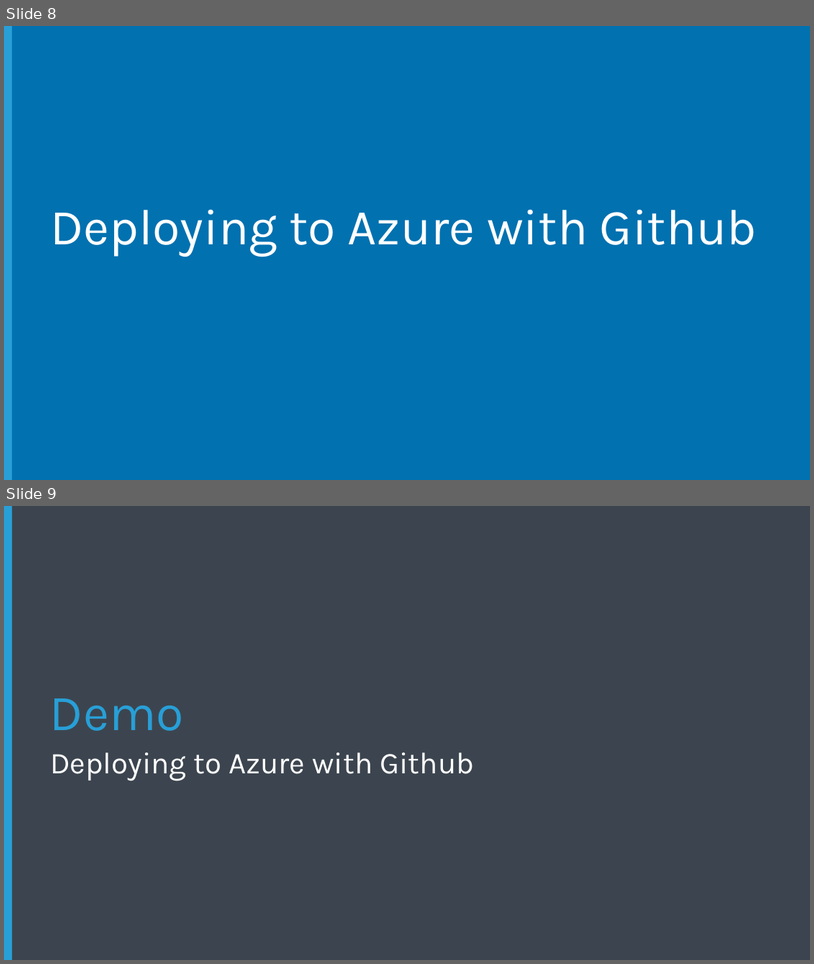
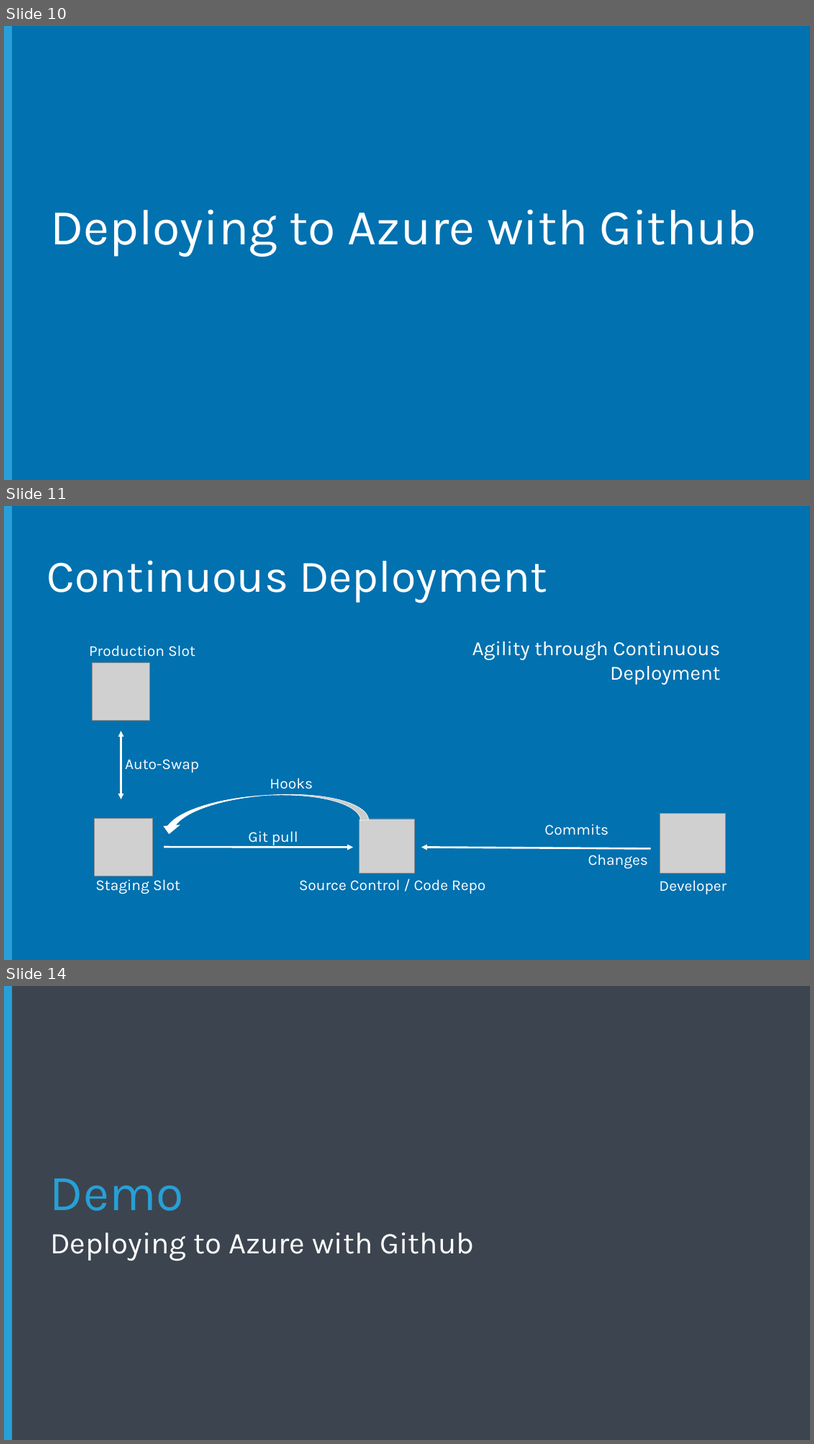
Before and after one commit to Microsoft-Web/NodeCamp, a slide deck: Presentation/AzureDeployAndDebug/AzureDeployAndDebug.pptx. Shown one above the other, each under a label of ours: slides 8 and 9 before the commit, slides 10, 11 and 14 after it; the slides between them are not shown. The pictures are 814x964 and 814x1444 pixels, drawn with LibreOffice and Linux fonts; fonts in the diff are those of the drawing; grey boxes stand for pictures; background and template pictures are left out. Boxes give left, top, right and bottom in pixels: in the first picture for what was removed or moved away, otherwise in the second. Text is boxed around its words. In the diff, an @@ line names an element or a change of style, - is before the commit and + after.

Commit message:
Updated AzureDeployAndDebug presentation

```diff
--- a/Presentation/AzureDeployAndDebug/AzureDeployAndDebug.pptx
+++ b/Presentation/AzureDeployAndDebug/AzureDeployAndDebug.pptx
@@ slide 11 added at [4,506,810,960], background #0171B0; not listed: 1 template element that a slide beside it also shows @@
@@ title added at [47,560,548,603], 54 pt, text #FFFFFF @@
+Continuous Deployment
@@ text added at [89,645,196,656], 18 pt, text #FFFFFF @@
+Production Slot
@@ text added at [473,641,720,684], 24 pt, text #FFFFFF @@
+Agility through Continuous Deployment
@@ picture added at [93,663,150,720] @@
@@ double arrow added from (121, 731) to (121, 799), #FFFFFF 2.25 pt @@
@@ text added at [125,759,199,772], 18 pt, text #FFFFFF @@
+Auto-Swap
@@ text added at [270,777,313,789], 18 pt, text #FFFFFF @@
+Hooks
@@ curved up arrow added at [160,788,369,834], fill #FFFFFF, outline #FFFFFF 0.5 pt @@
@@ picture added at [95,818,153,875] @@
@@ picture added at [360,818,415,873] @@
@@ text added at [545,824,609,835], 18 pt, text #FFFFFF @@
+Commits
@@ picture added at [661,813,726,873] @@
@@ arrow added from (164, 847) to (353, 847), #FFFFFF 2.25 pt @@
@@ text added at [248,831,298,845], 18 pt, text #FFFFFF @@
+Git pull
@@ arrow added from (651, 849) to (422, 847), #FFFFFF 2.25 pt @@
@@ text added at [589,854,648,868], 18 pt, text #FFFFFF @@
+Changes
@@ text added at [95,879,180,893], 18 pt, text #FFFFFF @@
+Staging Slot
@@ text added at [299,879,486,893], 18 pt, text #FFFFFF @@
+Source Control / Code Repo
@@ text added at [659,880,727,894], 18 pt, text #FFFFFF @@
+Developer
@@ what was slide 8 is now slide 10 @@
@@ what was slide 9 is now slide 14 @@
```
Also in this commit, not shown: 1 slide changed, 5 other slides added.
